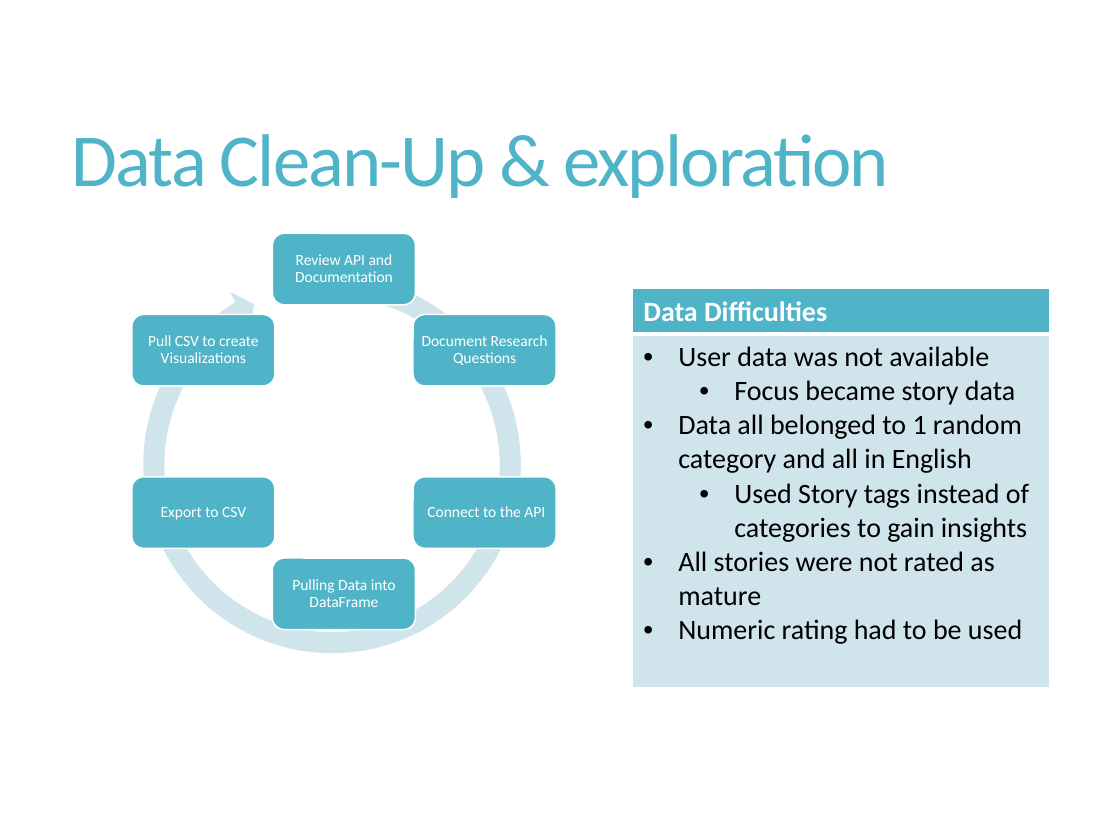
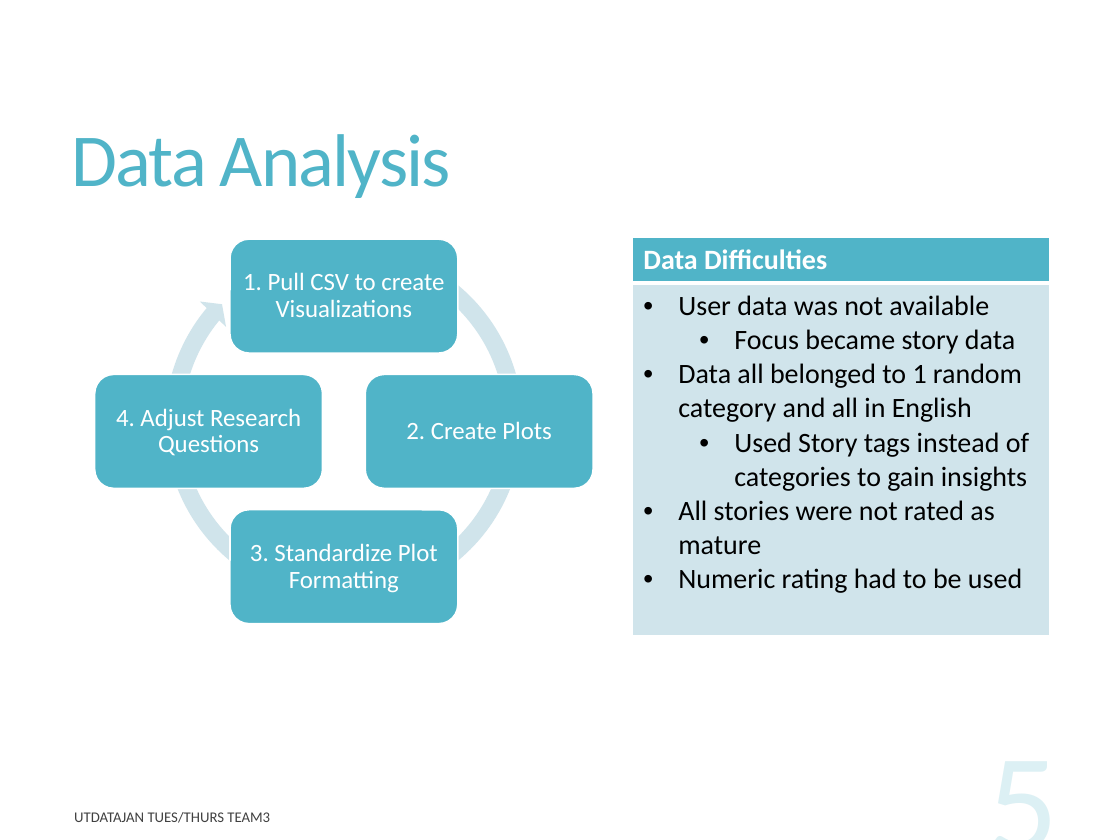
Before and after one commit to rupalimayekar/ProjectWattpad, a slide deck: slide 5 of WattpadPrez.pptx (slide 4 before the commit). Drawn at 1120x840 pixels with LibreOffice and Linux fonts; fonts in the diff are those of the drawing. Boxes give left, top, right and bottom in pixels: in the first picture for what was removed or moved away, otherwise in the second. Text is boxed around its words. In the diff, an @@ line names an element or a change of style, - is before the commit and + after.

```diff
--- a/WattpadPrez.pptx
+++ b/WattpadPrez.pptx
@@ title at (72, 134, 451, 198): text changed @@
-Data Clean-Up & exploration
+Data Analysis
@@ circular arrow: place and size @@
-circular arrow at (132, 264, 532, 664)
+circular arrow at (156, 234, 532, 610)
@@ circular arrow at (156, 234, 532, 610): proportions changed @@
@@ table: place and size @@
-table at (632, 289, 1049, 681)
+table at (632, 237, 1049, 629)
@@ rounded rectangle: place and size @@
-rounded rectangle at (272, 233, 416, 305)
+rounded rectangle at (230, 240, 457, 354)
@@ text at (243, 272, 444, 317): text changed; size 10 to 16 pt @@
-Pull CSV to create Visualizations
+1. Pull CSV to create Visualizations
@@ rounded rectangle: place and size @@
-rounded rectangle at (132, 315, 276, 386)
+rounded rectangle at (95, 374, 323, 488)
@@ rounded rectangle: place and size @@
-rounded rectangle at (413, 315, 557, 386)
+rounded rectangle at (365, 374, 592, 488)
@@ text added at (116, 408, 301, 456), 16 pt, text #FFFFFF @@
+4. Adjust Research Questions
@@ text added at (406, 421, 552, 439), 16 pt, text #FFFFFF @@
+2. Create Plots
@@ group removed at (132, 254, 557, 607): 5 texts, 2 rounded rectangles @@
-Review API and Documentation
-Document Research Questions
-Connect to the API
-Pulling Data into DataFrame
-Export to CSV
@@ rounded rectangle: place and size @@
-rounded rectangle at (272, 558, 416, 629)
+rounded rectangle at (230, 510, 457, 624)
@@ text added at (250, 543, 438, 593), 16 pt, text #FFFFFF @@
+3. Standardize Plot Formatting
@@ page number added at (801, 715, 1070, 840), 90 pt, text #50B4C8 at 20% opacity @@
+5
@@ text added at (74, 812, 270, 823), 9.5 pt, text #000000 at 75% opacity @@
+UTDATAJAN TUES/THURS TEAM3
```
Also in this commit, not shown: 7 other slides changed, 2 slides added, 2 slides removed, 9 other files.
